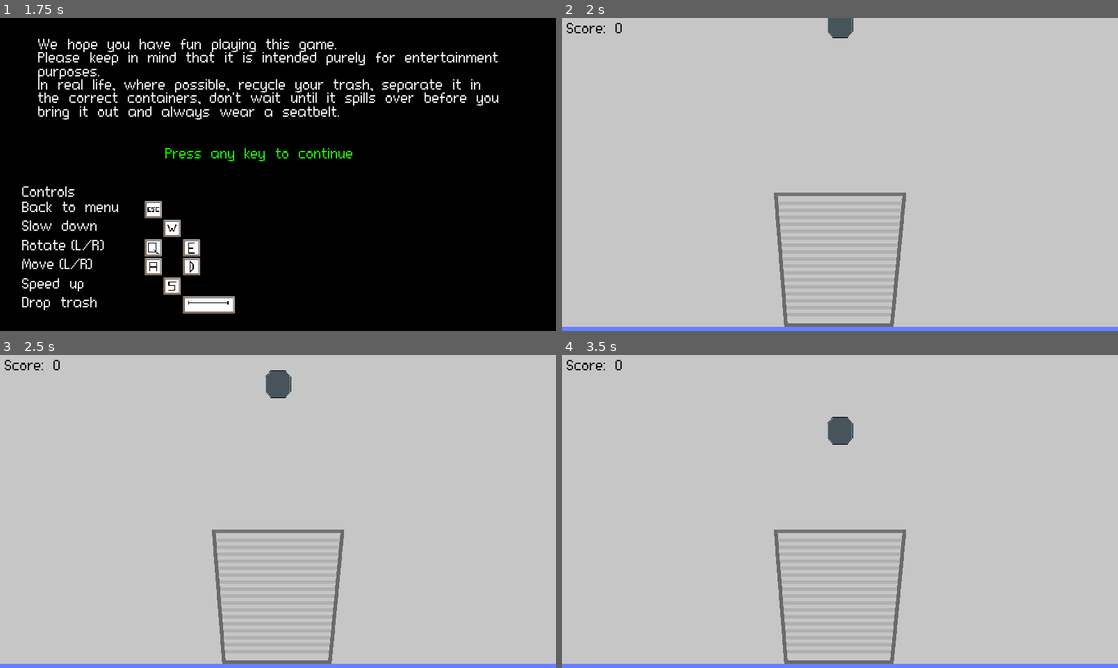
Above: before the commit, frames 1-4 (two rows, left to right).
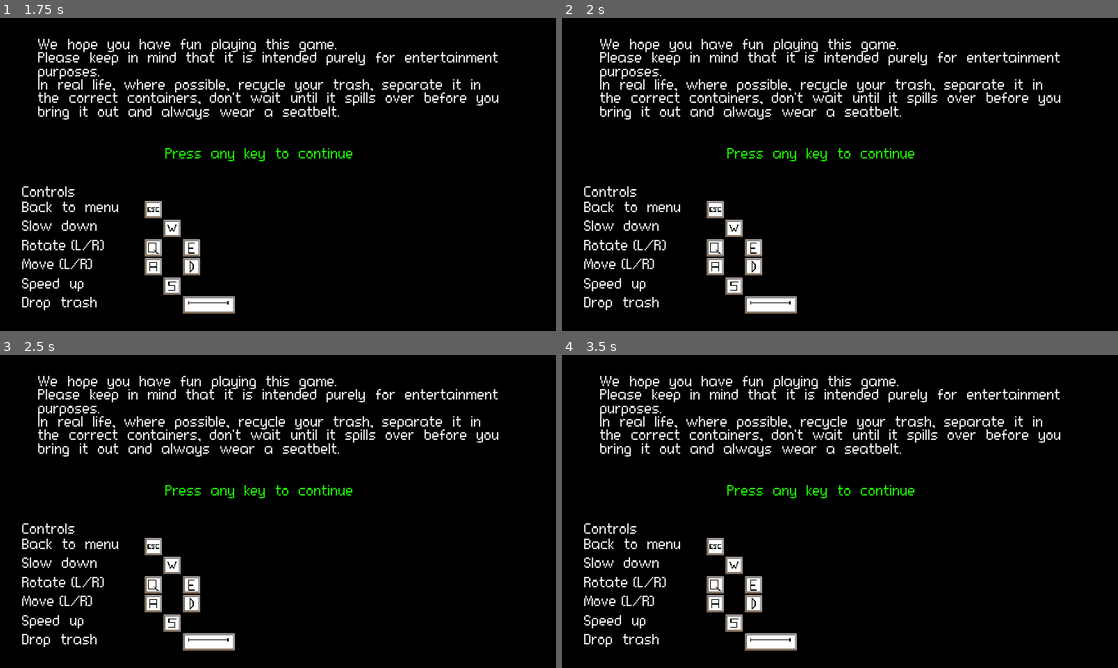
Above: after the commit, the same moments.

Repository: TinyWhaleCloud/ld50-trashytowers
Game: Godot game, scene res://screens/title_screen/TitleScreen.tscn
The game is run twice, just before and just after one commit, with the same random seed, the same clock (stepped at 60 frames per second) and the same inputs. The engine's default icon, where the game draws it, is replaced by a stand-in: a white triangle on a blue panel in a dark square. Sound files missing from this copy of the repository are replaced by a short silence.
Inputs (mouse positions are in pixels of both pictures, inside the frame that each line leads up to):
- Up to frame 1 (1.75 s): click (77, 171) at 0.5 s; click (77, 171) at 1.25 s
- Up to frame 2 (2 s): no input
- Up to frame 3 (2.5 s): click (272, 508) at 2.02 s
- Up to frame 4 (3.5 s): click (1029, 508) at 2.77 s

Frame 1 is identical in both runs. In frame 2, 99% of the frame differs, in the area x 0-100%, y 0-100%; in frame 3, 99%; in frame 4, 99%.

Commit message:
Fix phantom inputs in InfoScreen

Diff:
--- a/src/screens/info_screen/InfoScreen.gd
+++ b/src/screens/info_screen/InfoScreen.gd
@@ -13,7 +13,7 @@
             return
 
         # Start the screen if any key (except for Escape) is pressed
-        if event.is_action_type() and not event.is_pressed():
+        if event is InputEventKey or event is InputEventJoypadButton and not event.is_pressed():
             prints(self, 'Any key was pressed')
             emit_signal("start_game")
 
